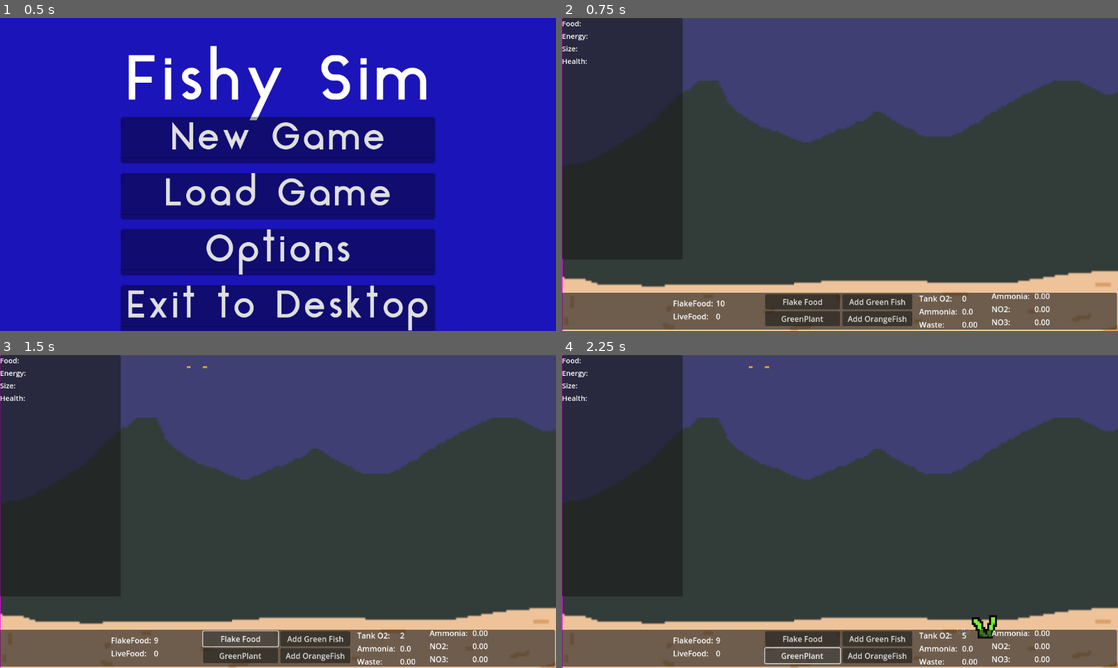
Above: before the commit, frames 1-4 (two rows, left to right).
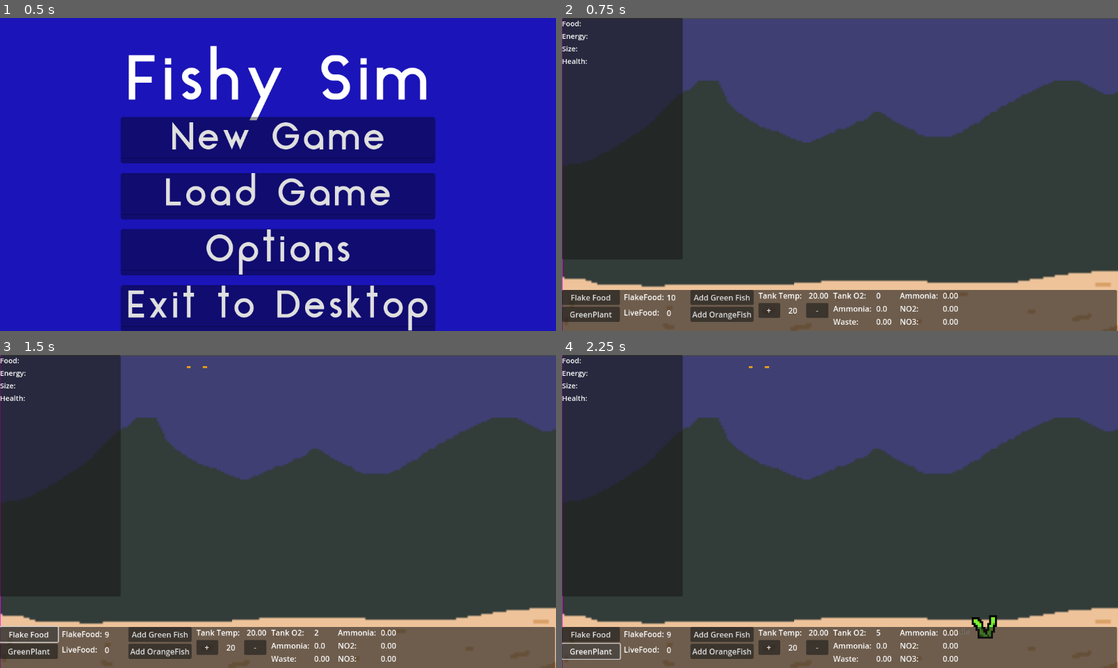
Above: after the commit, the same moments.

Repository: neilmillard/Fish-tank-sim
Game: Godot game, scene res://Scenes/main.tscn
Same seed, same stepped clock (60 frames per second), same inputs: the game is played once before the commit and once after it.
Inputs:
- Up to frame 1 (0.5 s): no input
- Up to frame 2 (0.75 s): click "New Game" at 0.5 s
- Up to frame 3 (1.5 s): click "Flake Food" at 1.25 s
- Up to frame 4 (2.25 s): click "GreenPlant" at 2 s

Frame 1 is identical in both runs. In frame 2, 6.5% of the frame differs, in the area x 0-100%, y 86-100%; in frame 3, 6.5%; in frame 4, 6.5%.
Error before the commit: Invalid access to property or key 'GravelFilter' on a base object of type 'Dictionary'. (res://Scenes/game/tank/MiddleWater.gd:138)

Commit message:
Add heater and controls

Diff:
--- a/Resources/default_tank.tres
+++ b/Resources/default_tank.tres
@@ -6,7 +6,8 @@
 [sub_resource type="Resource" id="Resource_2gtwp"]
 script = ExtResource("6_66wpl")
 id = 1
-type = "GravelFilter"
+type = "Gravel"
+globalPosition = Vector2(0, 0)
 currentBacteriaSomonas = 5.0
 currentBacteriaBacter = 1.0
 
@@ -19,8 +20,9 @@
 currentNH3 = 0.0
 currentNO2 = 0.0
 currentNO3 = 0.0
-heater = false
-currentTemp = 0.0
+heater = true
+currentTemp = 20.0
+targetTemp = 20.0
 fish = {}
 food = {}
 plants = {}
--- a/Scenes/InterfaceManager.gd
+++ b/Scenes/InterfaceManager.gd
@@ -25,6 +25,7 @@
 			GameManager.currentCameraTarget = GameManager.currentFish
 		else:
 			GameManager.currentCameraTarget = null
+
 
 func check_camera_moves(delta: float):
 	if GameManager.currentCameraTarget:
@@ -54,13 +55,20 @@
 		)
 
 func update_inventory_display():
-	$Control/ResourceContainer/FlakeFoodLabel/FlakeFoodValue.text = str(GameManager.flakeFood)
-	$Control/ResourceContainer/LiveFoodLabel/LiveFoodValue.text = str(GameManager.liveFood)
-	$Control/TankStatsContainer/TankO2Label/TankO2Value.text = str(floor(GameManager.currentTankData.get("availableO2")))
-	$Control/TankStatsContainer/WasteLabel/WasteValue.text = "%4.2f" % GameManager.currentTankData.get("currentWaste")
-	$Control/TankStatsContainer2/NH3Label/NH3Value.text = "%4.2f" % GameManager.currentTankData.get("currentNH3")
-	$Control/TankStatsContainer2/NO2Label/NO2Value.text = "%4.2f" % GameManager.currentTankData.get("currentNO2")
-	$Control/TankStatsContainer2/NO3Label/NO3Value.text = "%4.2f" % GameManager.currentTankData.get("currentNO3")
+	$Panel/HCont/ResourceContainer/MarginContainer/FlakeFoodLabel/FlakeFoodValue.text = str(GameManager.flakeFood)
+	$Panel/HCont/ResourceContainer/MarginContainer2/LiveFoodLabel/LiveFoodValue.text = str(GameManager.liveFood)
+	$Panel/HCont/MarginContainer/TankTemp/HBoxContainer/TargetTemp.text = "%2.0f" % GameManager.currentTankData.get("targetTemp")
+	if GameManager.has_heater():
+		$Panel/HCont/MarginContainer/TankTemp/HBoxCont/TankTempValue.text = "%4.2f" % GameManager.currentTankData.get("currentTemp")
+	else:
+		$Panel/HCont/MarginContainer/TankTemp/HBoxCont/TankTempValue.text = "NA"
+
+	# Tank Chemistry
+	$Panel/HCont/TankStatsContainer/TankO2Label/TankO2Value.text = str(floor(GameManager.currentTankData.get("availableO2")))
+	$Panel/HCont/TankStatsContainer/WasteLabel/WasteValue.text = "%4.2f" % GameManager.currentTankData.get("currentWaste")
+	$Panel/HCont/TankStatsContainer2/NH3Label/NH3Value.text = "%4.2f" % GameManager.currentTankData.get("currentNH3")
+	$Panel/HCont/TankStatsContainer2/NO2Label/NO2Value.text = "%4.2f" % GameManager.currentTankData.get("currentNO2")
+	$Panel/HCont/TankStatsContainer2/NO3Label/NO3Value.text = "%4.2f" % GameManager.currentTankData.get("currentNO3")
 
 func _on_flake_food_button_button_down():
 	if GameManager.flakeFood > 0:
@@ -80,3 +88,11 @@
 
 func _on_spawn_green_plant_button_button_up():
 	GameManager.spawn_new_object("greenPlant")
+
+
+func _on_tank_temp_up_button_up():
+	GameManager.set_tank_target_temp(1.0)
+
+
+func _on_tank_temp_down_button_up():
+	GameManager.set_tank_target_temp(-1.0)
--- a/Scenes/game/fish/fish_body.gd
+++ b/Scenes/game/fish/fish_body.gd
@@ -264,7 +264,6 @@
 	var o2Used = myLung.requestO2(energyReceived)
 	myStomach.receive_nh3(energyReceived / 4.0)
 	stats.fishSize += (energyReceived / GameManager.growRatio)
-	print(name + " Scale: " + str($Sprite2D.scale.round()))
 	$Sprite2D.scale = Vector2(
 				stats.fishSize * spriteScale,
 				stats.fishSize * spriteScale
--- a/Scenes/game/game_world.tscn
+++ b/Scenes/game/game_world.tscn
@@ -104,183 +104,215 @@
 [node name="InterfaceManager" type="Control" parent="CanvasLayer"]
 layout_mode = 3
 anchors_preset = 0
-offset_top = 586.0
+offset_top = 563.0
 offset_right = 1150.0
 offset_bottom = 650.0
 script = ExtResource("6_btoso")
 
 [node name="Panel" type="Panel" parent="CanvasLayer/InterfaceManager"]
-layout_mode = 1
-anchors_preset = -1
-anchor_top = -0.14
-anchor_bottom = -0.14
-offset_left = -1.0
-offset_top = -8.04
-offset_right = 1150.0
-offset_bottom = 67.96
-
-[node name="VBoxContainer" type="VBoxContainer" parent="CanvasLayer/InterfaceManager"]
-layout_mode = 0
-offset_left = 421.0
-offset_top = -14.0
-offset_right = 576.0
-offset_bottom = 60.0
-
-[node name="FlakeFoodButton" type="Button" parent="CanvasLayer/InterfaceManager/VBoxContainer"]
-layout_mode = 2
-text = "Flake Food"
-
-[node name="SpawnGreenPlantButton" type="Button" parent="CanvasLayer/InterfaceManager/VBoxContainer"]
-layout_mode = 2
-text = "GreenPlant"
-
-[node name="VBoxContainer2" type="VBoxContainer" parent="CanvasLayer/InterfaceManager"]
-layout_mode = 0
-offset_left = 581.0
-offset_top = -14.0
-offset_right = 726.0
-offset_bottom = 60.0
-
-[node name="SpawnGreenFishButton" type="Button" parent="CanvasLayer/InterfaceManager/VBoxContainer2"]
-layout_mode = 2
-text = "Add Green Fish"
-
-[node name="SpawnOrangeFishButton" type="Button" parent="CanvasLayer/InterfaceManager/VBoxContainer2"]
-layout_mode = 2
-text = "Add OrangeFish"
-
-[node name="Control" type="Control" parent="CanvasLayer/InterfaceManager"]
-anchors_preset = 0
-offset_top = -5.0
-offset_right = 200.0
-offset_bottom = 47.0
-
-[node name="ResourceContainer" type="VBoxContainer" parent="CanvasLayer/InterfaceManager/Control"]
 layout_mode = 1
 anchors_preset = 15
 anchor_right = 1.0
 anchor_bottom = 1.0
-offset_left = 230.0
-offset_top = -2.0
-offset_right = 162.0
-offset_bottom = 2.0
 grow_horizontal = 2
 grow_vertical = 2
 
-[node name="FlakeFoodLabel" type="Label" parent="CanvasLayer/InterfaceManager/Control/ResourceContainer"]
-layout_mode = 2
-size_flags_horizontal = 0
-text = "FlakeFood:"
-
-[node name="FlakeFoodValue" type="Label" parent="CanvasLayer/InterfaceManager/Control/ResourceContainer/FlakeFoodLabel"]
-layout_mode = 2
-offset_left = 89.0
-offset_right = 189.0
-offset_bottom = 26.0
-text = "100"
-
-[node name="LiveFoodLabel" type="Label" parent="CanvasLayer/InterfaceManager/Control/ResourceContainer"]
-layout_mode = 2
-size_flags_horizontal = 0
-text = "LiveFood:"
-
-[node name="LiveFoodValue" type="Label" parent="CanvasLayer/InterfaceManager/Control/ResourceContainer/LiveFoodLabel"]
-layout_mode = 2
-offset_left = 89.0
-offset_right = 189.0
-offset_bottom = 26.0
-text = "100"
-
-[node name="TankStatsContainer" type="VBoxContainer" parent="CanvasLayer/InterfaceManager/Control"]
+[node name="HCont" type="HBoxContainer" parent="CanvasLayer/InterfaceManager/Panel"]
+layout_direction = 2
 layout_mode = 1
 anchors_preset = 15
 anchor_right = 1.0
 anchor_bottom = 1.0
-offset_left = 740.0
-offset_top = -2.0
-offset_right = 657.0
-offset_bottom = 2.0
 grow_horizontal = 2
 grow_vertical = 2
-
-[node name="TankO2Label" type="Label" parent="CanvasLayer/InterfaceManager/Control/TankStatsContainer"]
+theme_override_constants/separation = 8
+
+[node name="VBoxContainer" type="VBoxContainer" parent="CanvasLayer/InterfaceManager/Panel/HCont"]
+custom_minimum_size = Vector2(120, 0)
+layout_mode = 2
+
+[node name="FlakeFoodButton" type="Button" parent="CanvasLayer/InterfaceManager/Panel/HCont/VBoxContainer"]
+layout_mode = 2
+text = "Flake Food"
+
+[node name="SpawnGreenPlantButton" type="Button" parent="CanvasLayer/InterfaceManager/Panel/HCont/VBoxContainer"]
+layout_mode = 2
+text = "GreenPlant"
+
+[node name="ResourceContainer" type="VBoxContainer" parent="CanvasLayer/InterfaceManager/Panel/HCont"]
+custom_minimum_size = Vector2(130, 0)
+layout_mode = 2
+
+[node name="MarginContainer" type="MarginContainer" parent="CanvasLayer/InterfaceManager/Panel/HCont/ResourceContainer"]
+layout_mode = 2
+theme_override_constants/margin_top = 3
+theme_override_constants/margin_bottom = 2
+
+[node name="FlakeFoodLabel" type="Label" parent="CanvasLayer/InterfaceManager/Panel/HCont/ResourceContainer/MarginContainer"]
+layout_mode = 2
+size_flags_horizontal = 0
+text = "FlakeFood:"
+vertical_alignment = 1
+
+[node name="FlakeFoodValue" type="Label" parent="CanvasLayer/InterfaceManager/Panel/HCont/ResourceContainer/MarginContainer/FlakeFoodLabel"]
+layout_mode = 2
+offset_left = 89.0
+offset_right = 189.0
+offset_bottom = 26.0
+text = "100"
+vertical_alignment = 1
+
+[node name="MarginContainer2" type="MarginContainer" parent="CanvasLayer/InterfaceManager/Panel/HCont/ResourceContainer"]
+layout_mode = 2
+theme_override_constants/margin_top = 3
+theme_override_constants/margin_bottom = 2
+
+[node name="LiveFoodLabel" type="Label" parent="CanvasLayer/InterfaceManager/Panel/HCont/ResourceContainer/MarginContainer2"]
+layout_mode = 2
+size_flags_horizontal = 0
+text = "LiveFood:"
+vertical_alignment = 1
+
+[node name="LiveFoodValue" type="Label" parent="CanvasLayer/InterfaceManager/Panel/HCont/ResourceContainer/MarginContainer2/LiveFoodLabel"]
+layout_mode = 2
+offset_left = 89.0
+offset_right = 189.0
+offset_bottom = 26.0
+text = "100"
+vertical_alignment = 1
+
+[node name="VBoxContainer2" type="VBoxContainer" parent="CanvasLayer/InterfaceManager/Panel/HCont"]
+custom_minimum_size = Vector2(120, 0)
+layout_mode = 2
+
+[node name="SpawnGreenFishButton" type="Button" parent="CanvasLayer/InterfaceManager/Panel/HCont/VBoxContainer2"]
+layout_mode = 2
+text = "Add Green Fish"
+
+[node name="SpawnOrangeFishButton" type="Button" parent="CanvasLayer/InterfaceManager/Panel/HCont/VBoxContainer2"]
+layout_mode = 2
+text = "Add OrangeFish"
+
+[node name="MarginContainer" type="MarginContainer" parent="CanvasLayer/InterfaceManager/Panel/HCont"]
+layout_mode = 2
+theme_override_constants/margin_left = 2
+theme_override_constants/margin_top = 0
+theme_override_constants/margin_right = 2
+
+[node name="TankTemp" type="VBoxContainer" parent="CanvasLayer/InterfaceManager/Panel/HCont/MarginContainer"]
+custom_minimum_size = Vector2(120, 0)
+layout_mode = 2
+
+[node name="HBoxCont" type="HBoxContainer" parent="CanvasLayer/InterfaceManager/Panel/HCont/MarginContainer/TankTemp"]
+layout_mode = 2
+
+[node name="TankTempLabel" type="Label" parent="CanvasLayer/InterfaceManager/Panel/HCont/MarginContainer/TankTemp/HBoxCont"]
+custom_minimum_size = Vector2(100, 0)
+layout_mode = 2
+size_flags_horizontal = 0
+text = "Tank Temp: "
+vertical_alignment = 1
+
+[node name="TankTempValue" type="Label" parent="CanvasLayer/InterfaceManager/Panel/HCont/MarginContainer/TankTemp/HBoxCont"]
+custom_minimum_size = Vector2(22, 0)
+layout_mode = 2
+text = "88"
+vertical_alignment = 1
+
+[node name="HBoxContainer" type="HBoxContainer" parent="CanvasLayer/InterfaceManager/Panel/HCont/MarginContainer/TankTemp"]
+layout_mode = 2
+
+[node name="TankTempUp" type="Button" parent="CanvasLayer/InterfaceManager/Panel/HCont/MarginContainer/TankTemp/HBoxContainer"]
+layout_mode = 2
+size_flags_horizontal = 3
+text = "+"
+
+[node name="TargetTemp" type="Label" parent="CanvasLayer/InterfaceManager/Panel/HCont/MarginContainer/TankTemp/HBoxContainer"]
+layout_mode = 2
+size_flags_horizontal = 3
+text = "88"
+horizontal_alignment = 1
+vertical_alignment = 1
+
+[node name="TankTempDown" type="Button" parent="CanvasLayer/InterfaceManager/Panel/HCont/MarginContainer/TankTemp/HBoxContainer"]
+layout_mode = 2
+size_flags_horizontal = 3
+text = "-"
+
+[node name="TankStatsContainer" type="VBoxContainer" parent="CanvasLayer/InterfaceManager/Panel/HCont"]
+custom_minimum_size = Vector2(130, 0)
+layout_mode = 2
+
+[node name="TankO2Label" type="Label" parent="CanvasLayer/InterfaceManager/Panel/HCont/TankStatsContainer"]
 layout_mode = 2
 size_flags_horizontal = 0
 text = "Tank O2:"
 
-[node name="TankO2Value" type="Label" parent="CanvasLayer/InterfaceManager/Control/TankStatsContainer/TankO2Label"]
-layout_mode = 2
-offset_left = 89.0
-offset_right = 189.0
-offset_bottom = 26.0
-text = "100"
-
-[node name="BactLabel" type="Label" parent="CanvasLayer/InterfaceManager/Control/TankStatsContainer"]
+[node name="TankO2Value" type="Label" parent="CanvasLayer/InterfaceManager/Panel/HCont/TankStatsContainer/TankO2Label"]
+layout_mode = 2
+offset_left = 89.0
+offset_right = 189.0
+offset_bottom = 26.0
+text = "100"
+
+[node name="BactLabel" type="Label" parent="CanvasLayer/InterfaceManager/Panel/HCont/TankStatsContainer"]
 layout_mode = 2
 size_flags_horizontal = 0
 text = "Ammonia:"
 
-[node name="BactValue" type="Label" parent="CanvasLayer/InterfaceManager/Control/TankStatsContainer/BactLabel"]
+[node name="BactValue" type="Label" parent="CanvasLayer/InterfaceManager/Panel/HCont/TankStatsContainer/BactLabel"]
 layout_mode = 2
 offset_left = 89.0
 offset_right = 189.0
 offset_bottom = 26.0
 text = "0.0"
 
-[node name="WasteLabel" type="Label" parent="CanvasLayer/InterfaceManager/Control/TankStatsContainer"]
+[node name="WasteLabel" type="Label" parent="CanvasLayer/InterfaceManager/Panel/HCont/TankStatsContainer"]
 layout_mode = 2
 size_flags_horizontal = 0
 text = "Waste:"
 
-[node name="WasteValue" type="Label" parent="CanvasLayer/InterfaceManager/Control/TankStatsContainer/WasteLabel"]
+[node name="WasteValue" type="Label" parent="CanvasLayer/InterfaceManager/Panel/HCont/TankStatsContainer/WasteLabel"]
 layout_mode = 2
 offset_left = 89.0
 offset_right = 189.0
 offset_bottom = 26.0
 text = "0.0"
 
-[node name="TankStatsContainer2" type="VBoxContainer" parent="CanvasLayer/InterfaceManager/Control"]
-layout_mode = 1
-anchors_preset = 15
-anchor_right = 1.0
-anchor_bottom = 1.0
-offset_left = 890.0
-offset_top = -17.0
-offset_right = 807.0
-offset_bottom = 17.0
-grow_horizontal = 2
-grow_vertical = 2
-
-[node name="NH3Label" type="Label" parent="CanvasLayer/InterfaceManager/Control/TankStatsContainer2"]
+[node name="TankStatsContainer2" type="VBoxContainer" parent="CanvasLayer/InterfaceManager/Panel/HCont"]
+custom_minimum_size = Vector2(130, 0)
+layout_mode = 2
+
+[node name="NH3Label" type="Label" parent="CanvasLayer/InterfaceManager/Panel/HCont/TankStatsContainer2"]
 layout_mode = 2
 size_flags_horizontal = 0
 text = "Ammonia:"
 
-[node name="NH3Value" type="Label" parent="CanvasLayer/InterfaceManager/Control/TankStatsContainer2/NH3Label"]
+[node name="NH3Value" type="Label" parent="CanvasLayer/InterfaceManager/Panel/HCont/TankStatsContainer2/NH3Label"]
 layout_mode = 2
 offset_left = 89.0
 offset_right = 189.0
 offset_bottom = 26.0
 text = "0.0"
 
-[node name="NO2Label" type="Label" parent="CanvasLayer/InterfaceManager/Control/TankStatsContainer2"]
+[node name="NO2Label" type="Label" parent="CanvasLayer/InterfaceManager/Panel/HCont/TankStatsContainer2"]
 layout_mode = 2
 size_flags_horizontal = 0
 text = "NO2:"
 
-[node name="NO2Value" type="Label" parent="CanvasLayer/InterfaceManager/Control/TankStatsContainer2/NO2Label"]
-layout_mode = 2
-offset_left = 89.0
-offset_right = 189.0
-offset_bottom = 26.0
-text = "100"
-
-[node name="NO3Label" type="Label" parent="CanvasLayer/InterfaceManager/Control/TankStatsContainer2"]
+[node name="NO2Value" type="Label" parent="CanvasLayer/InterfaceManager/Panel/HCont/TankStatsContainer2/NO2Label"]
+layout_mode = 2
+offset_left = 89.0
+offset_right = 189.0
+offset_bottom = 26.0
+text = "100"
+
+[node name="NO3Label" type="Label" parent="CanvasLayer/InterfaceManager/Panel/HCont/TankStatsContainer2"]
 layout_mode = 2
 size_flags_horizontal = 0
 text = "NO3:"
 
-[node name="NO3Value" type="Label" parent="CanvasLayer/InterfaceManager/Control/TankStatsContainer2/NO3Label"]
+[node name="NO3Value" type="Label" parent="CanvasLayer/InterfaceManager/Panel/HCont/TankStatsContainer2/NO3Label"]
 layout_mode = 2
 offset_left = 89.0
 offset_right = 189.0
@@ -297,7 +329,9 @@
 rotation = 1.68075
 texture = ExtResource("4_j3w7t")
 
-[connection signal="button_down" from="CanvasLayer/InterfaceManager/VBoxContainer/FlakeFoodButton" to="CanvasLayer/InterfaceManager" method="_on_flake_food_button_button_down"]
-[connection signal="button_up" from="CanvasLayer/InterfaceManager/VBoxContainer/SpawnGreenPlantButton" to="CanvasLayer/InterfaceManager" method="_on_spawn_green_plant_button_button_up"]
-[connection signal="button_up" from="CanvasLayer/InterfaceManager/VBoxContainer2/SpawnGreenFishButton" to="CanvasLayer/InterfaceManager" method="_on_spawn_green_fish_button_button_up"]
-[connection signal="button_up" from="CanvasLayer/InterfaceManager/VBoxContainer2/SpawnOrangeFishButton" to="CanvasLayer/InterfaceManager" method="_on_spawn_fish_button_button_up"]
+[connection signal="button_down" from="CanvasLayer/InterfaceManager/Panel/HCont/VBoxContainer/FlakeFoodButton" to="CanvasLayer/InterfaceManager" method="_on_flake_food_button_button_down"]
+[connection signal="button_up" from="CanvasLayer/InterfaceManager/Panel/HCont/VBoxContainer/SpawnGreenPlantButton" to="CanvasLayer/InterfaceManager" method="_on_spawn_green_plant_button_button_up"]
+[connection signal="button_up" from="CanvasLayer/InterfaceManager/Panel/HCont/VBoxContainer2/SpawnGreenFishButton" to="CanvasLayer/InterfaceManager" method="_on_spawn_green_fish_button_button_up"]
+[connection signal="button_up" from="CanvasLayer/InterfaceManager/Panel/HCont/VBoxContainer2/SpawnOrangeFishButton" to="CanvasLayer/InterfaceManager" method="_on_spawn_fish_button_button_up"]
+[connection signal="button_up" from="CanvasLayer/InterfaceManager/Panel/HCont/MarginContainer/TankTemp/HBoxContainer/TankTempUp" to="CanvasLayer/InterfaceManager" method="_on_tank_temp_up_button_up"]
+[connection signal="button_up" from="CanvasLayer/InterfaceManager/Panel/HCont/MarginContainer/TankTemp/HBoxContainer/TankTempDown" to="CanvasLayer/InterfaceManager" method="_on_tank_temp_down_button_up"]
--- a/Scenes/game/tank/MiddleWater.gd
+++ b/Scenes/game/tank/MiddleWater.gd
@@ -6,7 +6,8 @@
 
 var foods := {
 	'flakeFood': ResourceLoader.load("res://Scenes/game/food/flakeFood.tscn"),
-	'PlantFood': ResourceLoader.load("res://Scenes/game/food/plantFood.tscn")
+	'PlantFood': ResourceLoader.load("res://Scenes/game/food/plantFood.tscn"),
+	'plantFood': ResourceLoader.load("res://Scenes/game/food/plantFood.tscn")
 }
 
 var fishes := {
@@ -32,7 +33,7 @@
 
 func _process(delta):
 	calc_O2_surface_transfer(delta)
-	pass
+	GameManager.set_tank_temp(delta)
 
 
 func build(tank: TankData) -> void:
--- a/Scripts/GameManager.gd
+++ b/Scripts/GameManager.gd
@@ -16,6 +16,9 @@
 const MAXGASMULTIPLIER: float = 0.5
 const SAVE_GAME_BASE_PATH = "user://save_file"
 const STOMACH_CAPACITY_BASE: float = 10.0
+const TANKTEMPDELTA: float = 0.1
+const TANKMINTEMP: float = 14.0
+const TANKMAXTEMP: float = 35.0
 
 var debug
 var currentState = State.Play
@@ -78,6 +81,24 @@
 	print("setting width: " + str(currentLevelWidth))
 	print("setting MaxGas:" + str(tankData.maxGas))
 
+func has_heater() -> bool:
+	return currentTankData.heater
+
+func set_tank_temp(delta: float) -> void:
+	if currentTankData.heater:
+		if currentTankData.currentTemp != currentTankData.targetTemp:
+			if currentTankData.currentTemp > currentTankData.targetTemp:
+				currentTankData.currentTemp -= delta * TANKTEMPDELTA
+			else:
+				currentTankData.currentTemp += delta * TANKTEMPDELTA
+
+func set_tank_target_temp(diff: float) -> void:
+	currentTankData.targetTemp += diff
+	currentTankData.targetTemp = clamp(currentTankData.targetTemp, TANKMINTEMP, TANKMAXTEMP)
+
+func get_tank_temp() -> float:
+	return currentTankData.currentTemp
+
 func new_fish_resource(type: String = "OrangeFish"):
 	var myFishRes = Fish.new(type, true, 95.0, 0.5)
 	currentTankData.add_fish(myFishRes)
--- a/Scripts/TankData.gd
+++ b/Scripts/TankData.gd
@@ -11,6 +11,7 @@
 
 @export var heater: bool
 @export var currentTemp: float
+@export var targetTemp: float = 20.0
 
 var maxGas: float
 @export var fish := {}
